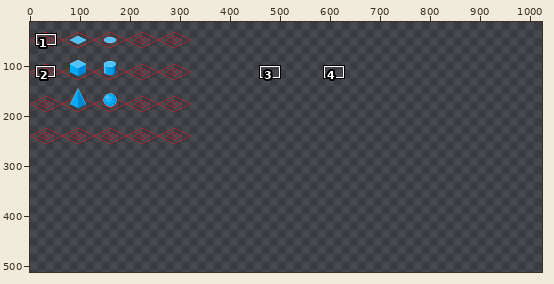
File history of a pixel-art file, Prototypes/shapes.aseprite. The first picture is a wide view before the edit; the outline marks the close-up.
Close-up. Earlier state:
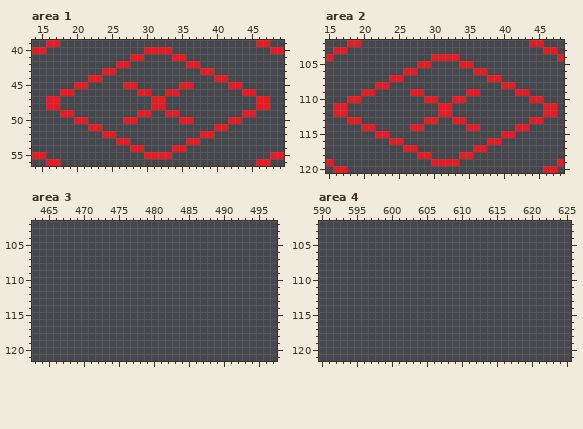
1024x512 pixels, 1 frame. Shown: area 1: x 14..49, y 39..56; area 2: x 15..48, y 102..120; area 3: x 463..497, y 102..121; area 4: x 590..625, y 102..121. The wide view leaves out empty margins. The commit also changed other parts of the picture, which this record leaves out.
The same view after the edit:
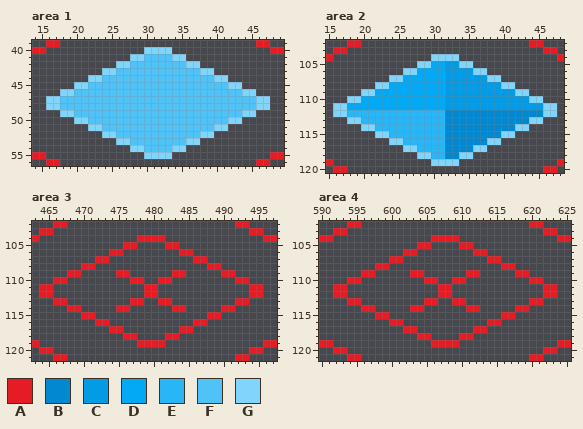
Palette (. is transparent): A #e51c23  B #0288d1  C #039be5  D #03a9f4  E #29b6f6  F #4fc3f7  G #81d4fa
Difference:
Area 1, layer "Shapes":
y 40: x 30..33 AAAA -> GGGG
y 41: x 28..35 AA....AA -> GGFFFFGG
y 42: x 26..37 AA........AA -> GGFFFFFFFFGG
y 43: x 24..39 AA............AA -> GGFFFFFFFFFFFFGG
y 44: x 22..41 AA................AA -> GGFFFFFFFFFFFFFFFFGG
y 45: x 20..43 AA.....AA......AA.....AA -> GGFFFFFFFFFFFFFFFFFFFFGG
y 46: x 18..45 AA.........AA..AA.........AA -> GGFFFFFFFFFFFFFFFFFFFFFFFFGG
y 47..48: x 16..47 AA.............AA.............AA -> GGFFFFFFFFFFFFFFFFFFFFFFFFFFFFGG
y 49: x 18..45 AA.........AA..AA.........AA -> GGFFFFFFFFFFFFFFFFFFFFFFFFGG
y 50: x 20..43 AA.....AA......AA.....AA -> GGFFFFFFFFFFFFFFFFFFFFGG
y 51: x 22..41 AA................AA -> GGFFFFFFFFFFFFFFFFGG
y 52: x 24..39 AA............AA -> GGFFFFFFFFFFFFGG
y 53: x 26..37 AA........AA -> GGFFFFFFFFGG
y 54: x 28..35 AA....AA -> GGFFFFGG
y 55: x 30..33 AAAA -> GGGG
Area 2, layer "Shapes":
y 104: x 30..33 AAAA -> GGGG
y 105: x 28..35 AA....AA -> GGDDCCGG
y 106: x 26..37 AA........AA -> GGDDDDCCCCGG
y 107: x 24..39 AA............AA -> GGDDDDDDCCCCCCGG
y 108: x 22..41 AA................AA -> GGDDDDDDDDCCCCCCCCGG
y 109: x 20..43 AA.....AA......AA.....AA -> GGDDDDDDDDDDCCCCCCCCCCGG
y 110: x 18..45 AA.........AA..AA.........AA -> GGDDDDDDDDDDDDCCCCCCCCCCCCGG
y 111: x 16..47 AA.............AA.............AA -> GGDDDDDDDDDDDDDDCCCCCCCCCCCCCCGG
y 112: x 16..47 AA.............AA.............AA -> GGEEEEEEEEEEEEEEBBBBBBBBBBBBBBGG
y 113: x 18..45 AA.........AA..AA.........AA -> GGEEEEEEEEEEEEBBBBBBBBBBBBGG
y 114: x 20..43 AA.....AA......AA.....AA -> GGEEEEEEEEEEBBBBBBBBBBGG
y 115: x 22..41 AA................AA -> GGEEEEEEEEBBBBBBBBGG
y 116: x 24..39 AA............AA -> GGEEEEEEBBBBBBGG
y 117: x 26..37 AA........AA -> GGEEEEBBBBGG
y 118: x 28..35 AA....AA -> GGEEBBGG
y 119: x 30..33 AAAA -> GGGG
Area 3, layer "Floor":
y 102: x 466..467 .. -> AA; x 492..493 .. -> AA
y 103: x 464..465 .. -> AA; x 494..495 .. -> AA
y 104: x 463 . -> A; x 478..481 .... -> AAAA; x 496..497 .. -> AA
y 105: x 476..477 .. -> AA; x 482..483 .. -> AA
y 106: x 474..475 .. -> AA; x 484..485 .. -> AA
y 107: x 472..473 .. -> AA; x 486..487 .. -> AA
y 108: x 470..471 .. -> AA; x 488..489 .. -> AA
y 109: x 468..469 .. -> AA; x 475..476 .. -> AA; x 483..484 .. -> AA; x 490..491 .. -> AA
y 110: x 466..467 .. -> AA; x 477..478 .. -> AA; x 481..482 .. -> AA; x 492..493 .. -> AA
y 111..112: x 464..465 .. -> AA; x 479..480 .. -> AA; x 494..495 .. -> AA
y 113: x 466..467 .. -> AA; x 477..478 .. -> AA; x 481..482 .. -> AA; x 492..493 .. -> AA
y 114: x 468..469 .. -> AA; x 475..476 .. -> AA; x 483..484 .. -> AA; x 490..491 .. -> AA
y 115: x 470..471 .. -> AA; x 488..489 .. -> AA
y 116: x 472..473 .. -> AA; x 486..487 .. -> AA
y 117: x 474..475 .. -> AA; x 484..485 .. -> AA
y 118: x 476..477 .. -> AA; x 482..483 .. -> AA
y 119: x 463 . -> A; x 478..481 .... -> AAAA; x 496..497 .. -> AA
y 120: x 464..465 .. -> AA; x 494..495 .. -> AA
y 121: x 466..467 .. -> AA; x 492..493 .. -> AA
Area 4, layer "Floor":
y 102: x 594..595 .. -> AA; x 620..621 .. -> AA
y 103: x 592..593 .. -> AA; x 622..623 .. -> AA
y 104: x 590..591 .. -> AA; x 606..609 .... -> AAAA; x 624..625 .. -> AA
y 105: x 604..605 .. -> AA; x 610..611 .. -> AA
y 106: x 602..603 .. -> AA; x 612..613 .. -> AA
y 107: x 600..601 .. -> AA; x 614..615 .. -> AA
y 108: x 598..599 .. -> AA; x 616..617 .. -> AA
y 109: x 596..597 .. -> AA; x 603..604 .. -> AA; x 611..612 .. -> AA; x 618..619 .. -> AA
y 110: x 594..595 .. -> AA; x 605..606 .. -> AA; x 609..610 .. -> AA; x 620..621 .. -> AA
y 111..112: x 592..593 .. -> AA; x 607..608 .. -> AA; x 622..623 .. -> AA
y 113: x 594..595 .. -> AA; x 605..606 .. -> AA; x 609..610 .. -> AA; x 620..621 .. -> AA
y 114: x 596..597 .. -> AA; x 603..604 .. -> AA; x 611..612 .. -> AA; x 618..619 .. -> AA
y 115: x 598..599 .. -> AA; x 616..617 .. -> AA
y 116: x 600..601 .. -> AA; x 614..615 .. -> AA
y 117: x 602..603 .. -> AA; x 612..613 .. -> AA
y 118: x 604..605 .. -> AA; x 610..611 .. -> AA
y 119: x 590..591 .. -> AA; x 606..609 .... -> AAAA; x 624..625 .. -> AA
y 120: x 592..593 .. -> AA; x 622..623 .. -> AA
y 121: x 594..595 .. -> AA; x 620..621 .. -> AA
Where, in picture pixels (left, top, right, bottom), the same in both close-ups:
changed: (46, 47, 270, 159)
changed: (333, 54, 557, 166)
added: (32, 221, 277, 361)
added: (319, 221, 571, 361)
